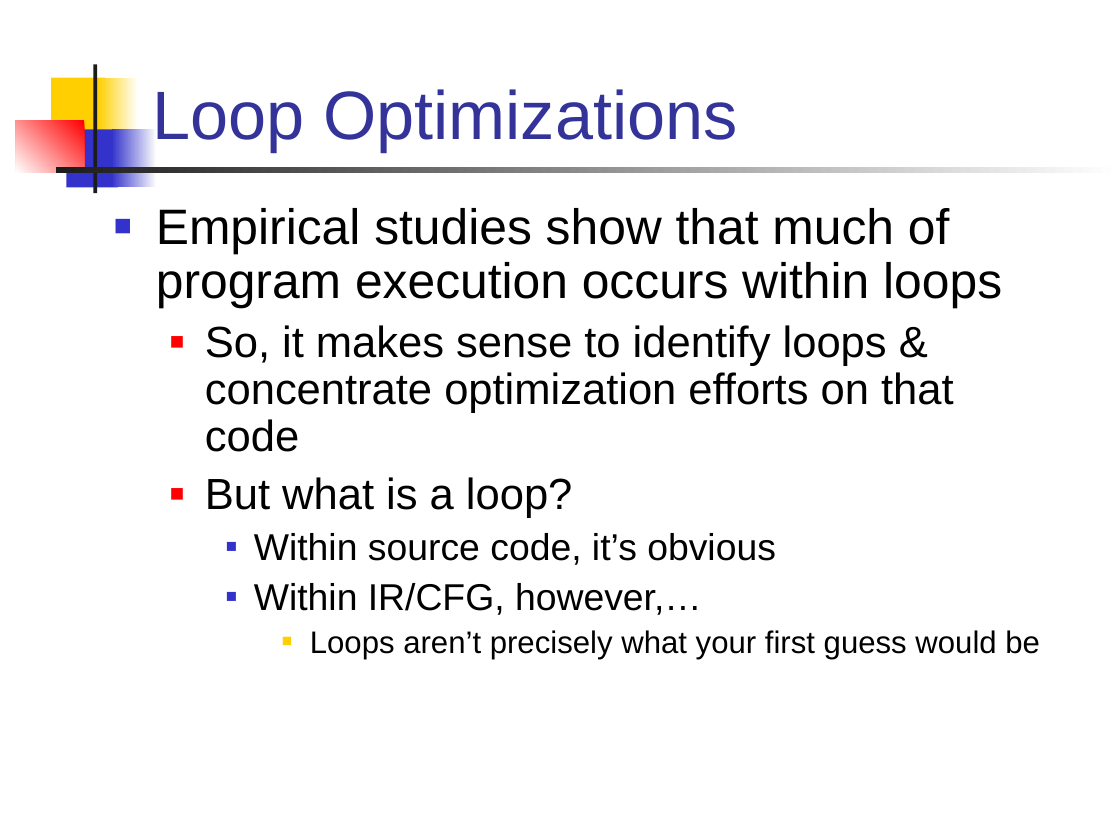
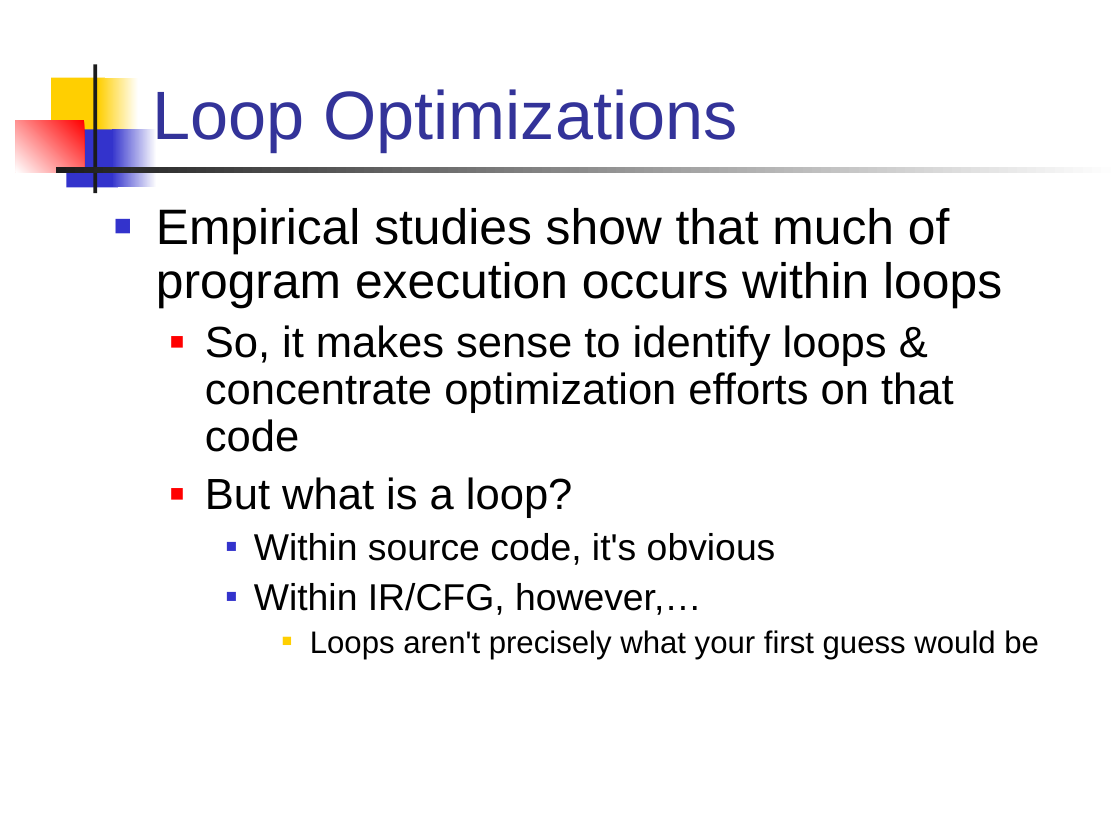
Before and after one commit to harrisonwl/harrisonwl.github.io, a slide deck: slide 2 of assets/courses/compilers/spring2017/slides/LoopOptimizations.ppt. Drawn at 1120x840 pixels with LibreOffice and Linux fonts; fonts in the diff are those of the drawing. Boxes give left, top, right and bottom in pixels: in the first picture for what was removed or moved away, otherwise in the second. Text is boxed around its words. In the diff, an @@ line names an element or a change of style, - is before the commit and + after.

```diff
--- a/assets/courses/compilers/spring2017/slides/LoopOptimizations.ppt
+++ b/assets/courses/compilers/spring2017/slides/LoopOptimizations.ppt
@@ text at [254,533,776,565]: text changed @@
-    ■ Within source code, it’s obvious
+    ■ Within source code, it's obvious
@@ text at [310,630,1039,659]: text changed @@
-      ■ Loops aren’t precisely what your first guess would be
+      ■ Loops aren't precisely what your first guess would be
```
Also in this commit, not shown: 9 other slides changed, 3 other files.
